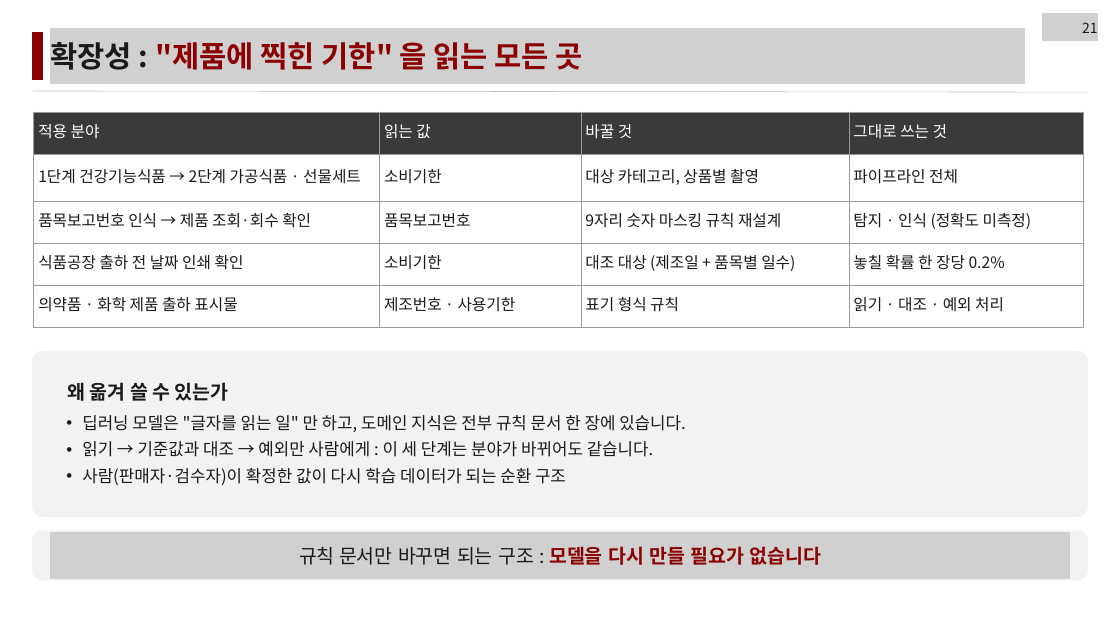
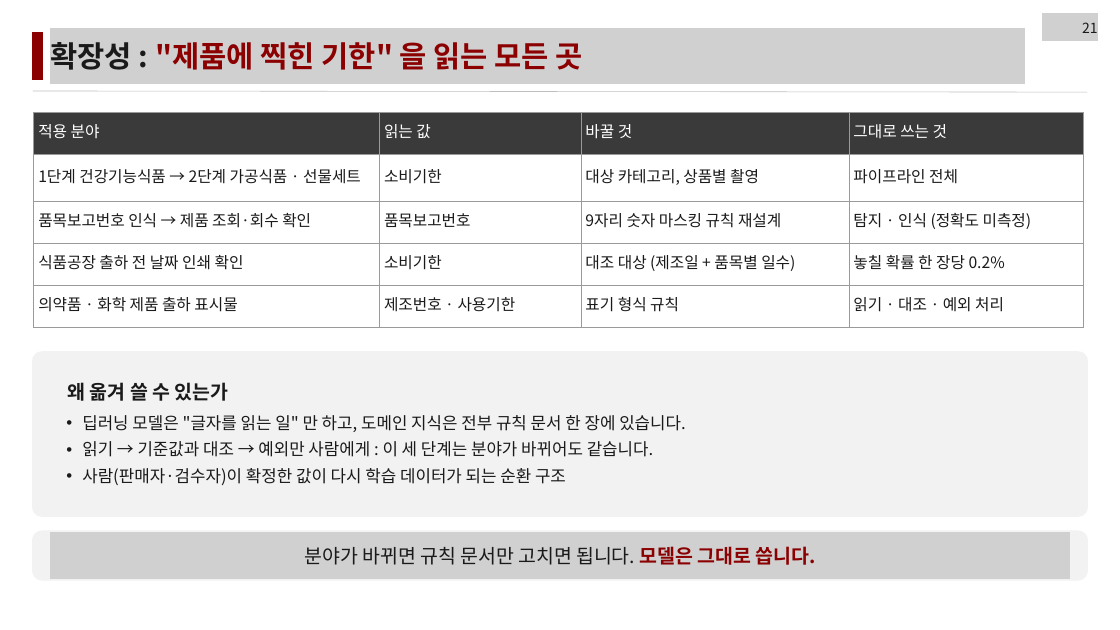
Before and after one commit to LEEbyeongchul/itda3-CODE-subway, a slide deck: slide 21 of 발표/[CODE]_서브웨이_본선발표.pptx. Drawn at 1120x630 pixels with LibreOffice and Linux fonts; fonts in the diff are those of the drawing; grey boxes stand for pictures. Boxes give left, top, right and bottom in pixels: in the first picture for what was removed or moved away, otherwise in the second. Text is boxed around its words. In the diff, an @@ line names an element or a change of style, - is before the commit and + after.

```diff
--- a/발표/[CODE]_서브웨이_본선발표.pptx
+++ b/발표/[CODE]_서브웨이_본선발표.pptx
@@ text at [304, 546, 816, 565]: text changed; text colour #8B0000 to #1A1A1A; bold off @@
-규칙 문서만 바꾸면 되는 구조 : 모델을 다시 만들 필요가 없습니다
+분야가 바뀌면 규칙 문서만 고치면 됩니다. 모델은 그대로 씁니다.
```
Also in this commit, not shown: 10 other slides changed, 2 other files.
